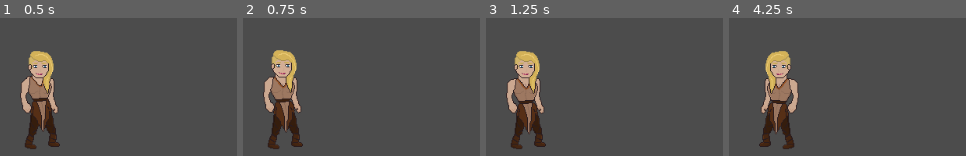
Above: before the commit, frames 1-4 (left to right).
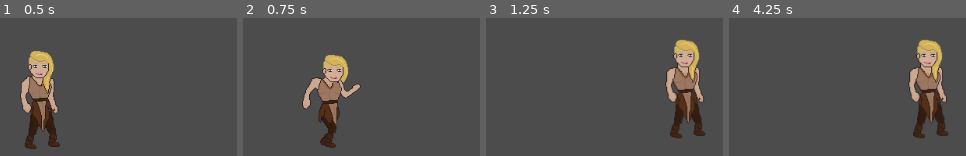
Above: after the commit, the same moments.

Repository: Guillman07/Videojoc-lg
Game: Godot game, scene res://Escenes/World.tscn
Same seed, same stepped clock (60 frames per second), same inputs: the game is played once before the commit and once after it.
Inputs:
- Up to frame 1 (0.5 s): no input
- Up to frame 2 (0.75 s): tap Enter at 0.5 s; hold D (Est) from 0.53 s (still down)
- Up to frame 3 (1.25 s): keep holding D (Est); tap W (Nord) at 0.8 s
- Up to frame 4 (4.25 s): release D (Est) at 1.28 s; tap W (Nord) at 1.35, 3.8 s; tap A (Oest) at 1.55 s; hold A (Oest) 2.03-2.78 s; tap S (Sud) at 2.3, 2.85 s; tap D (Est) at 3.05 s; hold D (Est) from 3.53 s (still down)

Frame 1 is identical in both runs. In frame 2, 13% of the frame differs, in the area x 8-50%, y 23-95%; in frame 3, 14%; in frame 4, 14%, in the area x 12-93%, y 15-95%.

Commit message:
V 0.1.4
Moviment ( falta acabar les animacions)

Diff:
--- a/Videojoc LG/Escenes/Player.gd
+++ b/Videojoc LG/Escenes/Player.gd
@@ -1,7 +1,7 @@
 extends KinematicBody2D
 
-var velocitat = Vector2.ZERO
-var velocitat_base = 300
+var velocitat = 300
+var moviment = Vector2()
 # Declare member variables here. Examples:
 # var a = 2
 # var b = "text"
@@ -14,28 +14,31 @@
 
 # Called every frame. 'delta' is the elapsed time since the previous frame.
 func _process(delta):
+	moviment = Vector2()
 
 	if Input.is_action_pressed("Est"):
-		velocitat += Vector2.RIGHT * velocitat_base
+		moviment.x += 1
 	if Input.is_action_pressed("Oest"):
-		velocitat += Vector2.LEFT * velocitat_base
+		moviment.x -= 1
 	if Input.is_action_pressed("Nord"):
-		velocitat += Vector2.UP * velocitat_base
+		moviment.y -= 1
 	if Input.is_action_pressed("Sud"):
-		velocitat += Vector2.DOWN * velocitat_base
+		moviment.y += 1
+	if moviment.length() > 0:
+		moviment = moviment.normalized() * velocitat
 
+	position += moviment * delta
 
+	animacio(moviment)
 
-		animacio(velocitat)
+func animacio(moviment):
 
-func animacio(velocitat):
-
-	if velocitat.x > 0.1:
+	if moviment.x > 0.1:
 		$AnimatedSprite.play("Run")
 		$AnimatedSprite.flip_h = false
-	elif velocitat.x < -0.1:
+	elif moviment.x < -0.1:
 		$AnimatedSprite.play("Run")
 		$AnimatedSprite.flip_h = true
 
-	if abs(velocitat.x) < 0.1:
+	if abs(moviment.x) < 0.1:
 		$AnimatedSprite.play("Idle")
